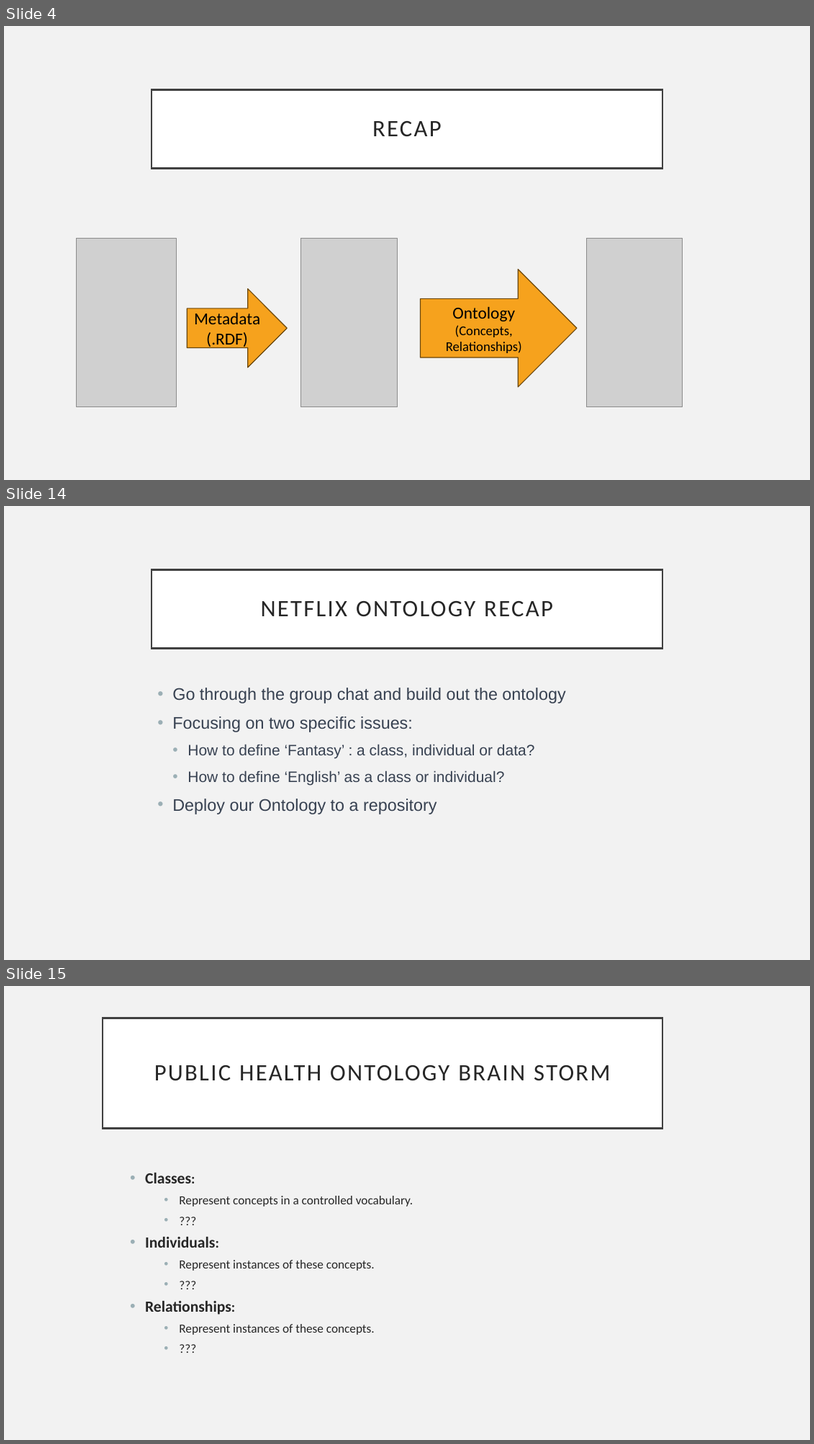
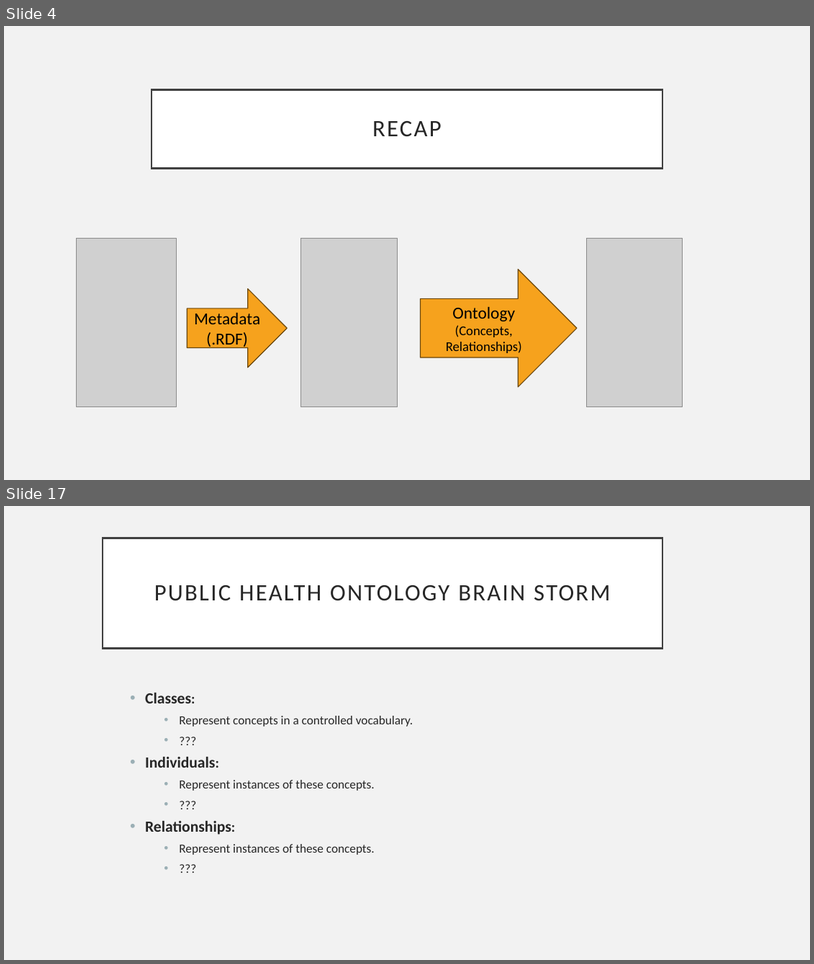
Before and after one commit to Drexel-UHC/si-2023-fair, a slide deck: content/day 4/Day 4 - Practical.pptx. Shown one above the other, each under a label of ours: slides 4, 14 and 15 before the commit, slides 4 and 17 after it; the slides between them are not shown. The pictures are 814x1444 and 814x964 pixels, drawn with LibreOffice and Linux fonts; fonts in the diff are those of the drawing; grey boxes stand for pictures. Boxes give left, top, right and bottom in pixels: in the first picture for what was removed or moved away, otherwise in the second. Text is boxed around its words. In the diff, an @@ line names an element or a change of style, - is before the commit and + after.

```diff
--- a/content/day 4/Day 4 - Practical.pptx
+++ b/content/day 4/Day 4 - Practical.pptx
@@ slide 14 removed at (4, 506, 810, 960), background #F2F2F2 @@
@@ title removed at (152, 569, 663, 648) @@
-NETFLIX ONTOLOGY RECAP
@@ text removed at (172, 687, 566, 814) @@
-• Go through the group chat and build out the ontology
-• Focusing on two specific issues:
-  • How to define ‘Fantasy’ : a class, individual or data?
-  • How to define ‘English’ as a class or individual?
-• Deploy our Ontology to a repository
@@ what was slide 15 is now slide 17 @@
```
Also in this commit, not shown: 4 slides changed, 11 slides added, 7 other slides removed, 3 other files.
